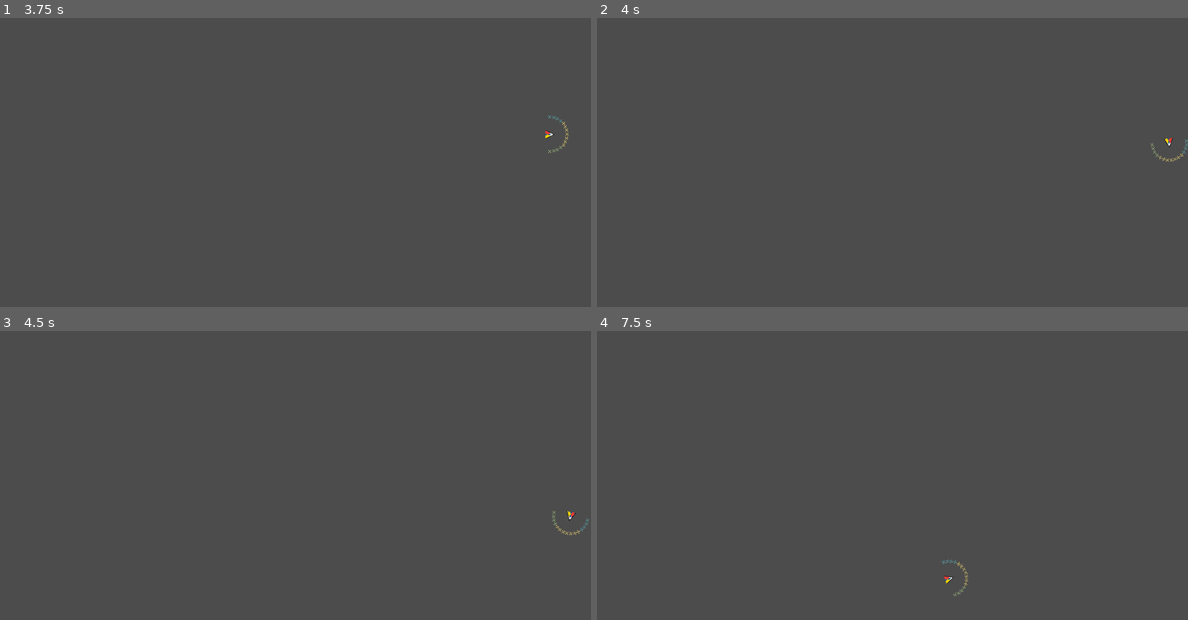
Above: before the commit, frames 1-4 (two rows, left to right).
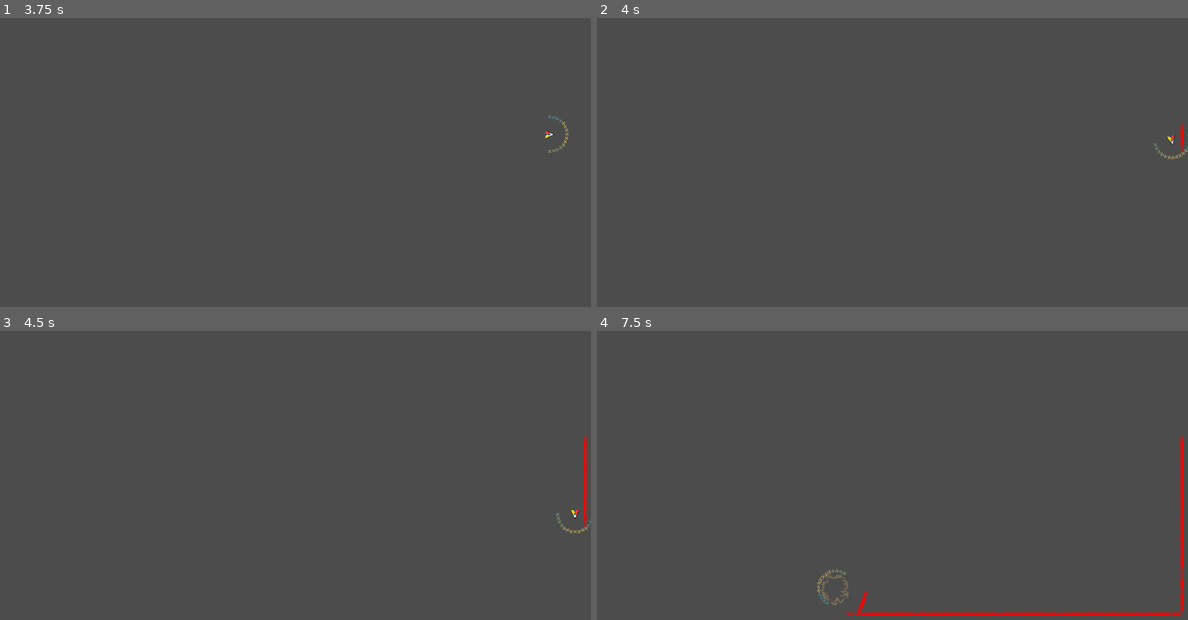
Above: after the commit, the same moments.

Repository: CluckeyMcCormick/fictional-guacamole
Game: Godot game, scene res://scenes/proto/BoidSpace.tscn
Two runs of this game, one before a commit and one after it. Both use one fixed random seed, a clock stepped at 60 frames per second and the inputs below.
Inputs:
- Up to frame 1 (3.75 s): hold S (scroll_down) 0.53-1.28 s; tap A (scroll_left) at 1.35 s; hold D (scroll_right) 2.03-2.78 s; tap W (scroll_up) at 2.85 s; hold S (scroll_down) from 3.53 s (still down)
- Up to frame 2 (4 s): keep holding S (scroll_down)
- Up to frame 3 (4.5 s): release S (scroll_down) at 4.28 s; tap A (scroll_left) at 4.35 s
- Up to frame 4 (7.5 s): hold D (scroll_right) 5.03-5.78 s; tap W (scroll_up) at 5.85 s; hold S (scroll_down) 6.53-7.28 s; tap A (scroll_left) at 7.35 s

Frame 1 is identical in both runs. In frame 2, 0.2% of the frame differs, in the area x 93-100%, y 36-50%; in frame 3, 0.3%; in frame 4, 1.2%, in the area x 37-100%, y 36-99%.

Commit message:
Turn the boid gradually, not instantly
The boid used to instantly rotate to the calculated "ideal". I felt
this was good for initial establishing the ray-casting algorithm, but
the time has come to replace it.

The boid now turns gradually to avoid danger. The boid no longer
identifies an "ideal" vector to rotate to - instead, it identifies an
ideal direction to rotate to. It will then rotate in that direction
until the way is clear. The idea is that, with _physics_process(), the
Boid will naturally rotate itself out of danger.

The new issue is that the boid keeps killing itself anyway, since it
can no longer turn out of the way in time. What we need is to check
farther in front of us depending on our speed; we'll have to change
our left-right-center processing in kind.

Diff:
--- a/FicGuac/scenes/proto/BoidSpace.tscn
+++ b/FicGuac/scenes/proto/BoidSpace.tscn
@@ -27,6 +27,7 @@
 
 [node name="Boid_Micro" parent="." instance=ExtResource( 2 )]
 position = Vector2( 600, 300 )
+show_cast_result = 1
 show_cast_points = true
 
 [node name="Obstacles" type="StaticBody2D" parent="."]
--- a/FicGuac/scenes/proto/Boid_Micro.gd
+++ b/FicGuac/scenes/proto/Boid_Micro.gd
@@ -34,9 +34,12 @@
 
 const ARTI_ACCEL = 50
 const MAX_SPEED = 250
+const ROT_VELO_RAD = 5 * PI
 
 var _arti_speed
-var _target_rotation
+# Which direction are we turning? Left is negative, Right is positive, Straight
+# Ahead is 0.
+var _turn_dir = 0
 
 # The container zfor bodies we are currently tracking as our "flock"
 var flock_members = {}
@@ -84,6 +87,9 @@
 
 # Called every frame. 'delta' is the elapsed time since the previous frame.
 func _process(delta):
+    # Turn as specified by our turn direction
+    rotation += _turn_dir * (ROT_VELO_RAD * delta)
+
     # Add our newly recieved acceleration
     _arti_speed = clamp(_arti_speed + (ARTI_ACCEL * delta), 0, MAX_SPEED)
     # Calculate our movement, given heading, speed, and time delta
@@ -177,44 +183,30 @@
     # If the left center is blocked, but not the right center...
     if cen_left_blocked and not cen_right_blocked:
         # Then we need to rotate towards the center of center right
-        _target_rotation = self.rotation + (RAYCAST_LRC_RADS / 2)
+        _turn_dir = 1
     # If the right center has a collision, but the left center is open...
     elif cen_right_blocked and not cen_left_blocked:
         # Then we need to do the same as above - but with the left!
-        _target_rotation = self.rotation - (RAYCAST_LRC_RADS / 2)
+       _turn_dir = -1
     # Otherwise, if the whole center is blocked...
     elif cen_left_blocked and cen_right_blocked:
         # Then we need to pick either the left or right quadrants
-
-        # Let's calculate the angle addition we'll use real quick - reuse ray_step!
-        # First, calculate the radian arc size for the post-LRC arc
-        ray_step = (PI / 2) - RAYCAST_LRC_RADS
-        # Then, cut it in half to get the middle
-        ray_step /= 2
-        # Finally, shift it past the LRC line
-        ray_step += RAYCAST_LRC_RADS
-
         # If left is blocked, but right is open,
         if left_blocked and not right_blocked:
-            _target_rotation = self.rotation + ray_step
+            _turn_dir = 1
         # Otherwise, if right is closed but the left is clear
         elif right_blocked and not left_blocked:
-            _target_rotation = self.rotation - ray_step
-        # Otherwise, if both are clear and open
-        elif not left_blocked and not right_blocked:
+           _turn_dir = -1
+        # Otherwise, either both are clear and open or both are entirely
+        # blocked. Either way, we'll just flip a coin and pick a direction
+        else:
             if randi() % 2 == 0:
-                _target_rotation = self.rotation + ray_step
+                _turn_dir = 1
             else:
-                _target_rotation = self.rotation - ray_step
-        # Otherwise, both must be closed - That means literally everything in
-        # front of us is death - we need a full reverse!
-        else:
-            _target_rotation = self.rotation + PI
+                _turn_dir = -1
     # Otherwise, the way forward is clear. We don't need to turn at all
     else:
-        _target_rotation = self.rotation
-
-    rotation = _target_rotation
+        _turn_dir = 0
 
 func _input(event):
     if event.is_action_pressed("debug_print"):
